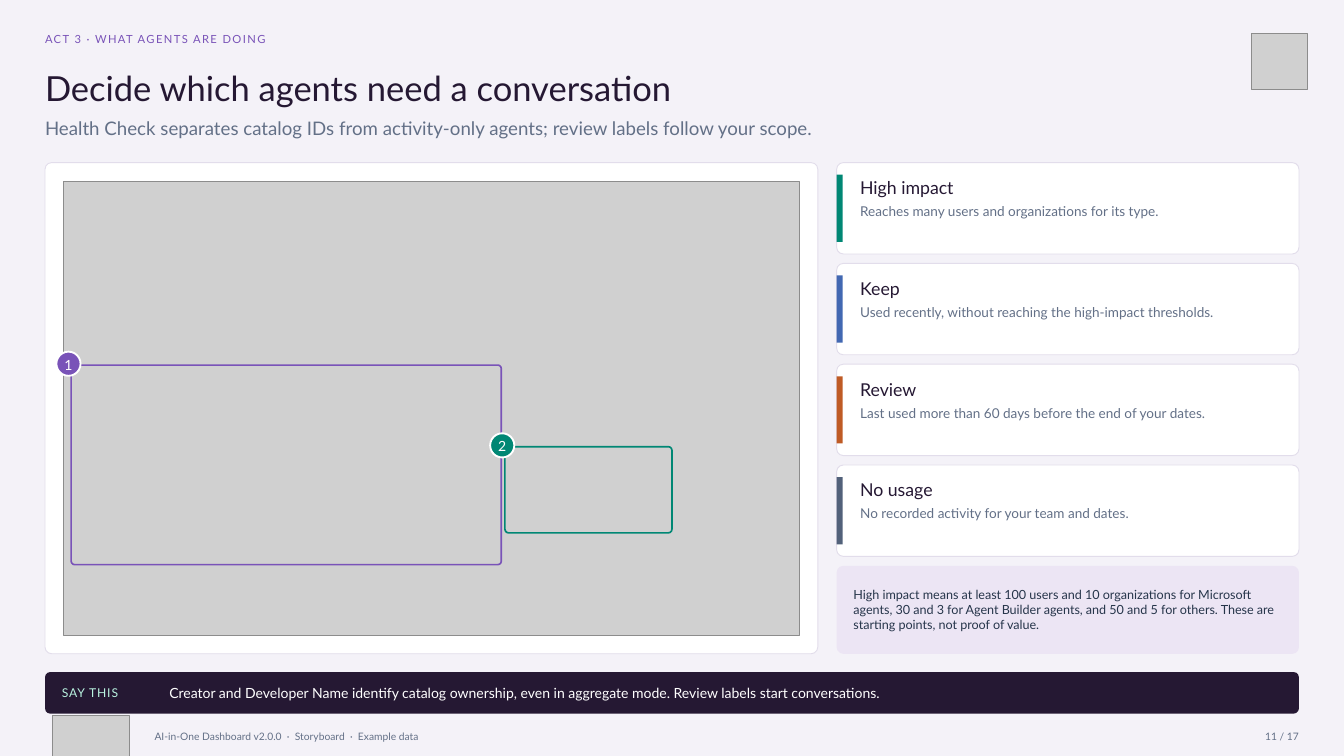
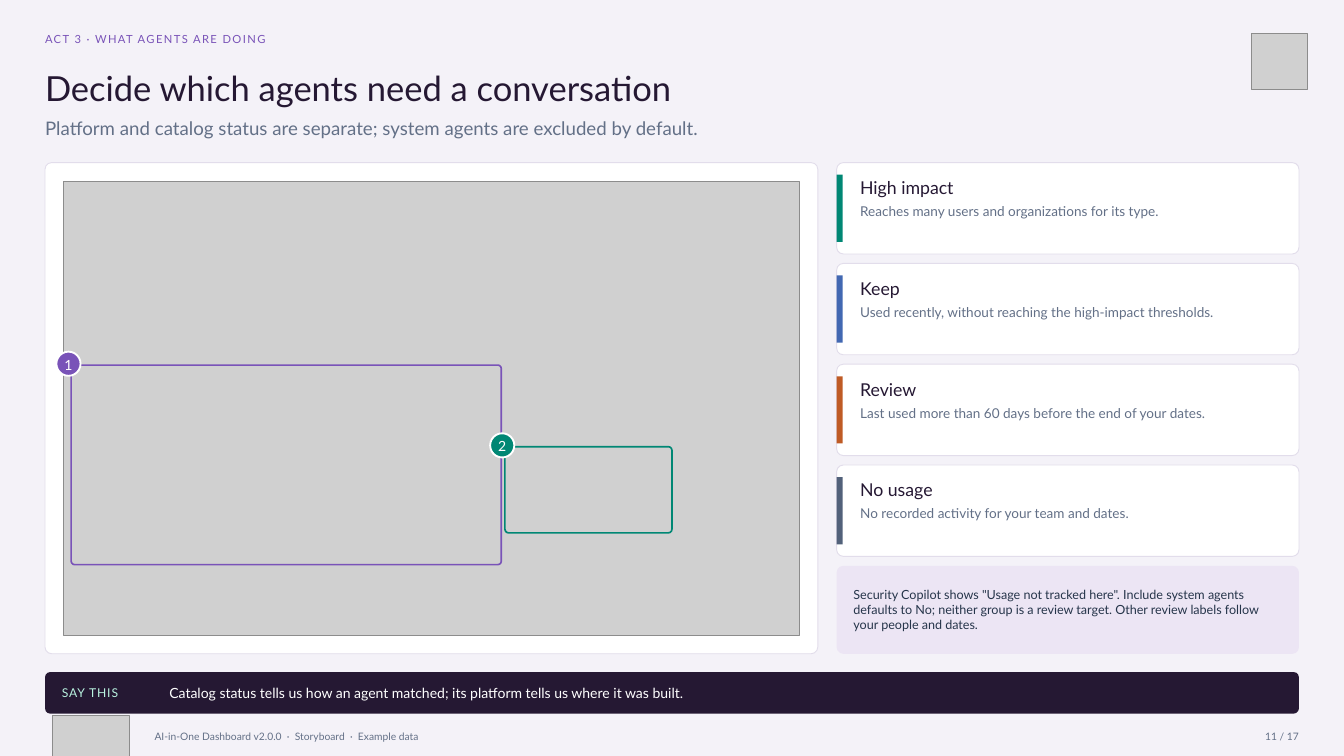
Before and after one commit to microsoft/AI-in-One-Dashboard, a slide deck: slide 11 of AI-in-One-v2.0.0-Storyboard.pptx. Drawn at 1344x756 pixels with LibreOffice and Linux fonts; fonts in the diff are those of the drawing; grey boxes stand for pictures. Boxes give left, top, right and bottom in pixels: in the first picture for what was removed or moved away, otherwise in the second. Text is boxed around its words. In the diff, an @@ line names an element or a change of style, - is before the commit and + after.

```diff
--- a/AI-in-One-v2.0.0-Storyboard.pptx
+++ b/AI-in-One-v2.0.0-Storyboard.pptx
@@ text at [45, 121, 698, 139]: text changed @@
-Health Check separates catalog IDs from activity-only agents; review labels follow your scope.
+Platform and catalog status are separate; system agents are excluded by default.
@@ text at [853, 589, 1259, 631]: text changed @@
-High impact means at least 100 users and 10 organizations for Microsoft agents, 30 and 3 for Agent Builder agents, and 50 and 5 for others. These are starting points, not proof of value.
+Security Copilot shows "Usage not tracked here". Include system agents defaults to No; neither group is a review target. Other review labels follow your people and dates.
@@ text at [169, 687, 684, 701]: text changed @@
-Creator and Developer Name identify catalog ownership, even in aggregate mode. Review labels start conversations.
+Catalog status tells us how an agent matched; its platform tells us where it was built.
```
Also in this commit, not shown: 9 other slides changed, 49 other files.
